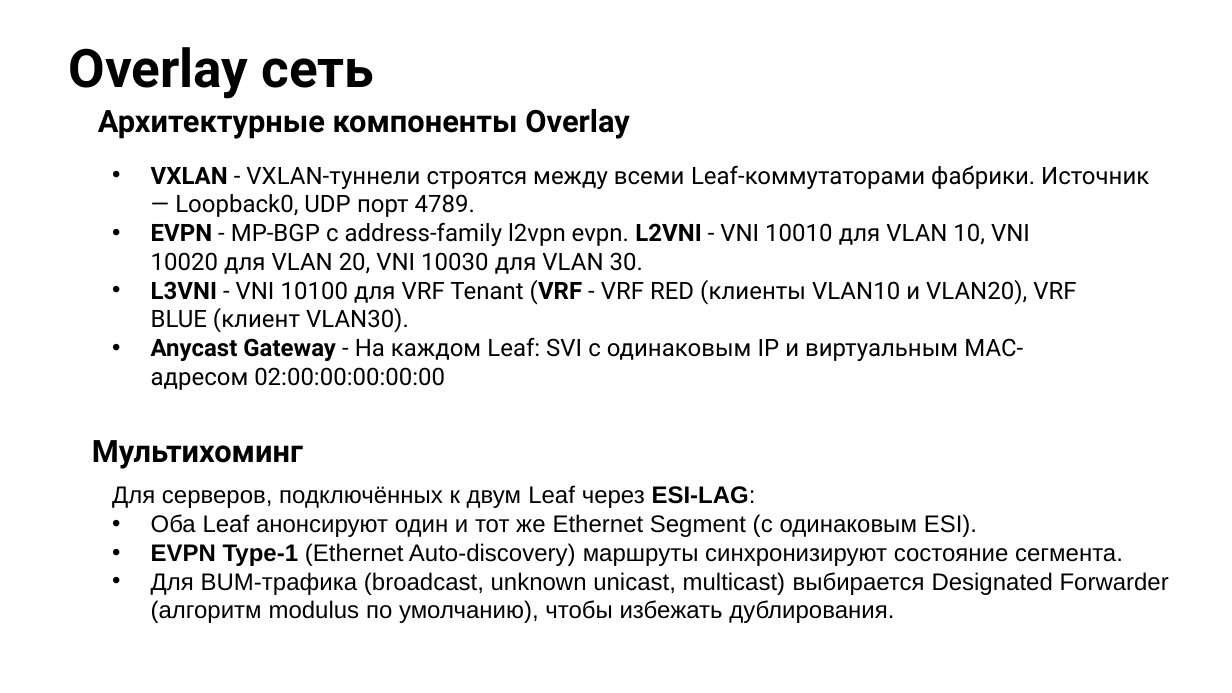
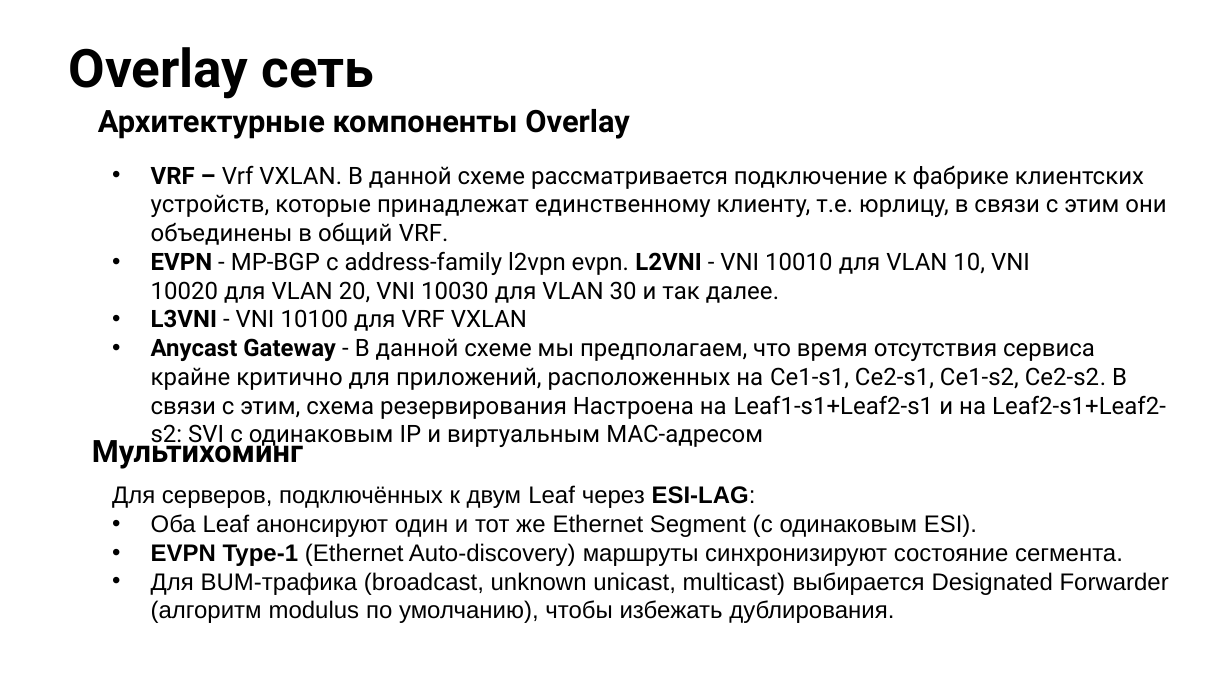
Before and after one commit to Danilovich89/otus_DC_design, a slide deck: slide 9 of lab_09_Solovyev_project/презентация.pptx. Drawn at 1232x693 pixels with LibreOffice and Linux fonts; fonts in the diff are those of the drawing; background and template pictures are left out. Boxes give left, top, right and bottom in pixels: in the first picture for what was removed or moved away, otherwise in the second. Text is boxed around its words. In the diff, an @@ line names an element or a change of style, - is before the commit and + after.

```diff
--- a/lab_09_Solovyev_project/презентация.pptx
+++ b/lab_09_Solovyev_project/презентация.pptx
@@ text at [151,165,1166,449]: text changed @@
-• VXLAN - VXLAN-туннели строятся между всеми Leaf-коммутаторами фабрики. Источник — Loopback0, UDP порт 4789.
-• EVPN - MP-BGP с address-family l2vpn evpn. L2VNI - VNI 10010 для VLAN 10, VNI 10020 для VLAN 20, VNI 10030 для VLAN 30.
-• L3VNI - VNI 10100 для VRF Tenant (VRF - VRF RED (клиенты VLAN10 и VLAN20), VRF BLUE (клиент VLAN30).
-• Anycast Gateway - На каждом Leaf: SVI с одинаковым IP и виртуальным MAC-адресом 02:00:00:00:00:00
+• VRF – Vrf VXLAN. В данной схеме рассматривается подключение к фабрике клиентских устройств, которые принадлежат единственному клиенту, т.е. юрлицу, в связи с этим они объединены в общий VRF.
+• EVPN - MP-BGP с address-family l2vpn evpn. L2VNI - VNI 10010 для VLAN 10, VNI 10020 для VLAN 20, VNI 10030 для VLAN 30 и так далее.
+• L3VNI - VNI 10100 для VRF VXLAN
+• Anycast Gateway - В данной схеме мы предполагаем, что время отсутствия сервиса крайне критично для приложений, расположенных на Ce1-s1, Ce2-s1, Ce1-s2, Ce2-s2. В связи с этим, схема резервирования Настроена на Leaf1-s1+Leaf2-s1 и на Leaf2-s1+Leaf2-s2: SVI с одинаковым IP и виртуальным MAC-адресом
```
Also in this commit, not shown: 7 other slides changed, 2 slides added, 1 slide removed.
